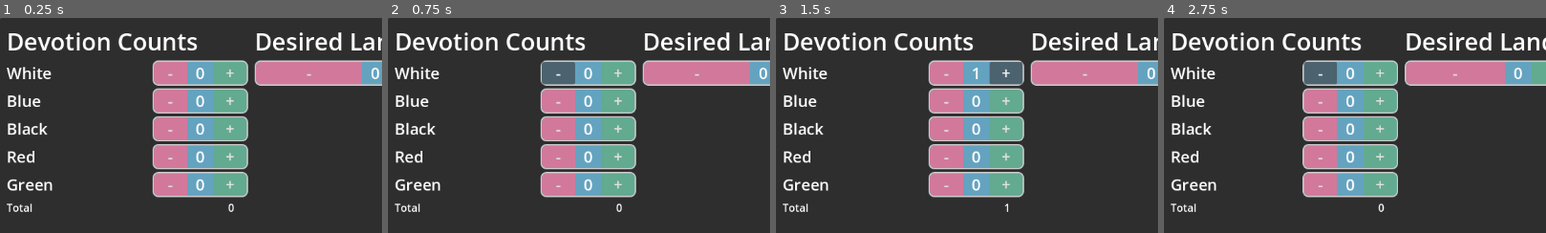
Above: before the commit, frames 1-4 (left to right).
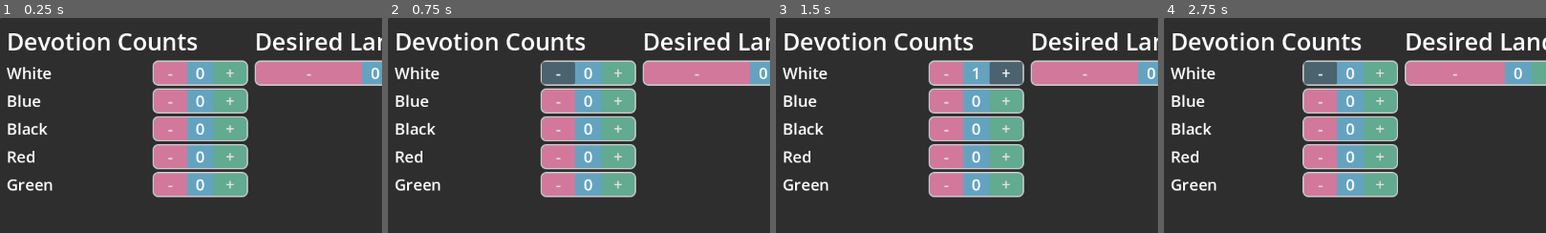
Above: after the commit, the same moments.

Repository: phrasmotica/mtg-helper
Game: Godot game, scene res://scenes/land_calculator.tscn
Two runs of this game, one before a commit and one after it. Both use one fixed random seed, a clock stepped at 60 frames per second and the inputs below.
Inputs:
- Up to frame 1 (0.25 s): no input
- Up to frame 2 (0.75 s): click "-" at 0.5 s
- Up to frame 3 (1.5 s): click "+" at 1.25 s
- Up to frame 4 (2.75 s): click "-" at 2 s
The pictures show only the part of the screen within x 0-50%, y 0-50%; the shares and areas given below are measured in that part.

The runs differ from the first frame. In frame 1, 0.2% of the frame differs, in the area x 1-62%, y 86-91%; in frame 2, 0.2%; in frame 3, 0.2%; in frame 4, 0.2%, in the area x 1-58%, y 86-91%.

Commit message:
Remove total devotion label

Diff:
--- a/scenes/devotion_counts.tscn
+++ b/scenes/devotion_counts.tscn
@@ -35,23 +35,3 @@
 layout_mode = 2
 label_text = "Green"
 mana_key = "g"
-
-[node name="DevotionTotal" type="HBoxContainer" parent="."]
-layout_mode = 2
-theme_override_constants/separation = 0
-
-[node name="TotalLabel" type="Label" parent="DevotionTotal"]
-layout_mode = 2
-size_flags_horizontal = 3
-text = "Total"
-
-[node name="TotalAmountLabel" type="Label" parent="DevotionTotal"]
-unique_name_in_owner = true
-custom_minimum_size = Vector2(80, 0)
-layout_mode = 2
-text = "0"
-horizontal_alignment = 2
-
-[node name="Spacer" type="Control" parent="DevotionTotal"]
-custom_minimum_size = Vector2(20, 0)
-layout_mode = 2
--- a/scripts/devotion_counts.gd
+++ b/scripts/devotion_counts.gd
@@ -3,9 +3,6 @@
 
 @export
 var devotion_inputs: Array[DevotionInput] = []
-
-@onready
-var total_amount_label: Label = %TotalAmountLabel
 
 var devotion_record: DevotionRecord
 
@@ -20,6 +17,4 @@
 func update_total(mana_key: String, new_amount: int):
 	devotion_record.set_amount(mana_key, new_amount)
 
-	total_amount_label.text = str(devotion_record.get_sum())
-
 	devotion_changed.emit(devotion_record)
